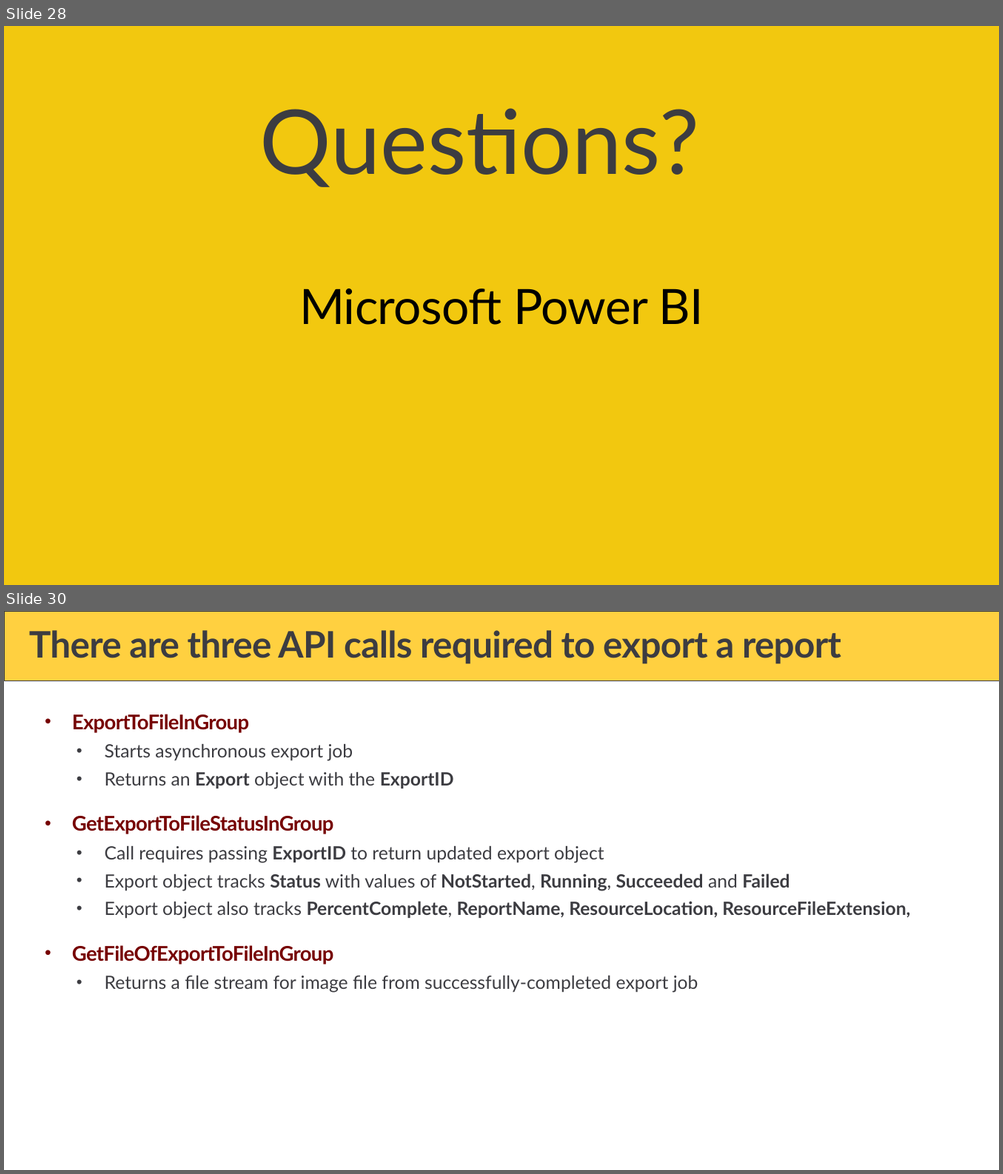
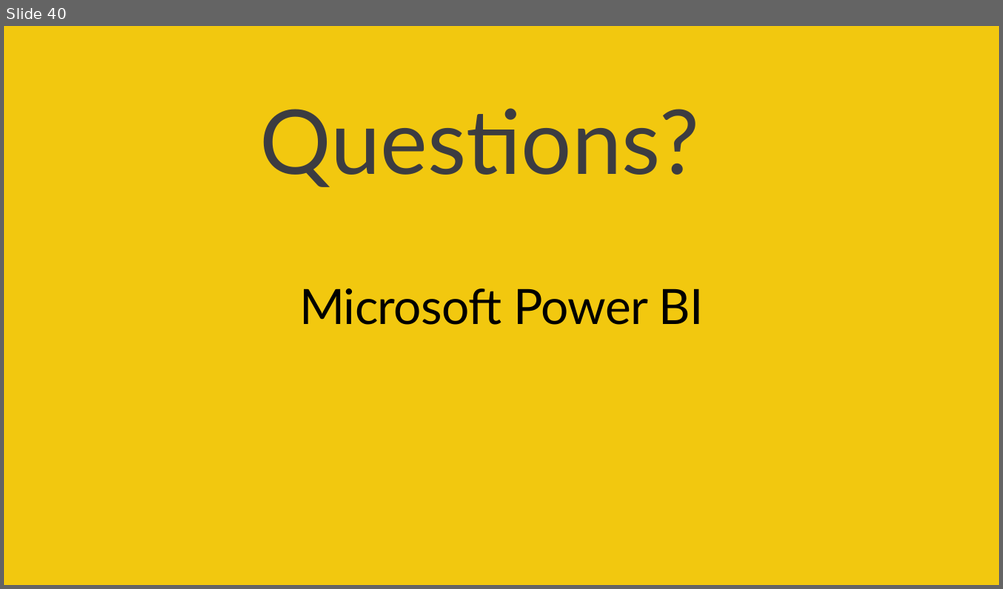
Before and after one commit to PowerBiDevCamp/Camp-Sessions, a slide deck: Session 17 - Building Solutions using Power Automate and the Power BI REST APIs.pptx. Shown one above the other, each under a label of ours: slides 28 and 30 before the commit, slide 40 after it; the slides between them are not shown. The pictures are 1003x1174 and 1003x589 pixels, drawn with LibreOffice and Linux fonts; fonts in the diff are those of the drawing; background and template pictures are left out. Boxes give left, top, right and bottom in pixels: in the first picture for what was removed or moved away, otherwise in the second. Text is boxed around its words. In the diff, an @@ line names an element or a change of style, - is before the commit and + after.

```diff
--- a/Session 17 - Building Solutions using Power Automate and the Power BI REST APIs.pptx
+++ b/Session 17 - Building Solutions using Power Automate and the Power BI REST APIs.pptx
@@ slide 30 removed at [4, 611, 999, 1170], background #FFFFFF @@
@@ rectangle removed at [4, 611, 999, 681] @@
@@ title removed at [29, 630, 841, 664] @@
-There are three API calls required to export a report
@@ text removed at [72, 714, 910, 993] @@
-• ExportToFileInGroup
-  • Starts asynchronous export job
-  • Returns an Export object with the ExportID
-• GetExportToFileStatusInGroup
-  • Call requires passing ExportID to return updated export object
-  • Export object tracks Status with values of NotStarted, Running, Succeeded and Failed
-  • Export object also tracks PercentComplete, ReportName, ResourceLocation, ResourceFileExtension,
-• GetFileOfExportToFileInGroup
-  • Returns a file stream for image file from successfully-completed export job
@@ what was slide 28 is now slide 40 @@
```
Also in this commit, not shown: 11 slides changed, 14 slides added, 10 other slides removed.
